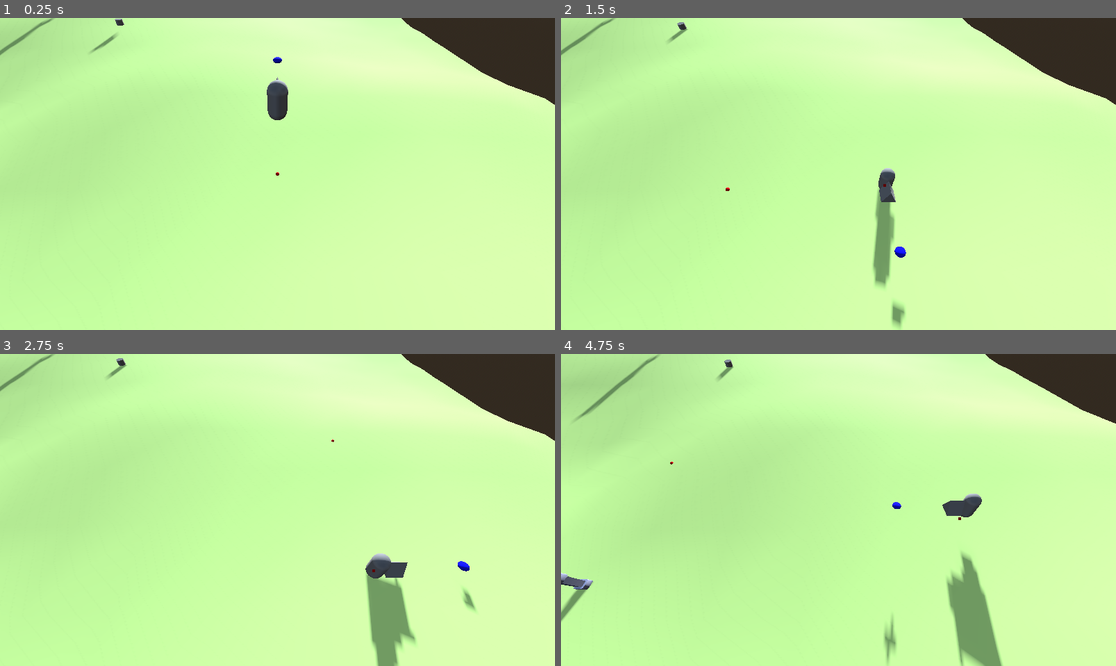
Above: before the commit, frames 1-4 (two rows, left to right).
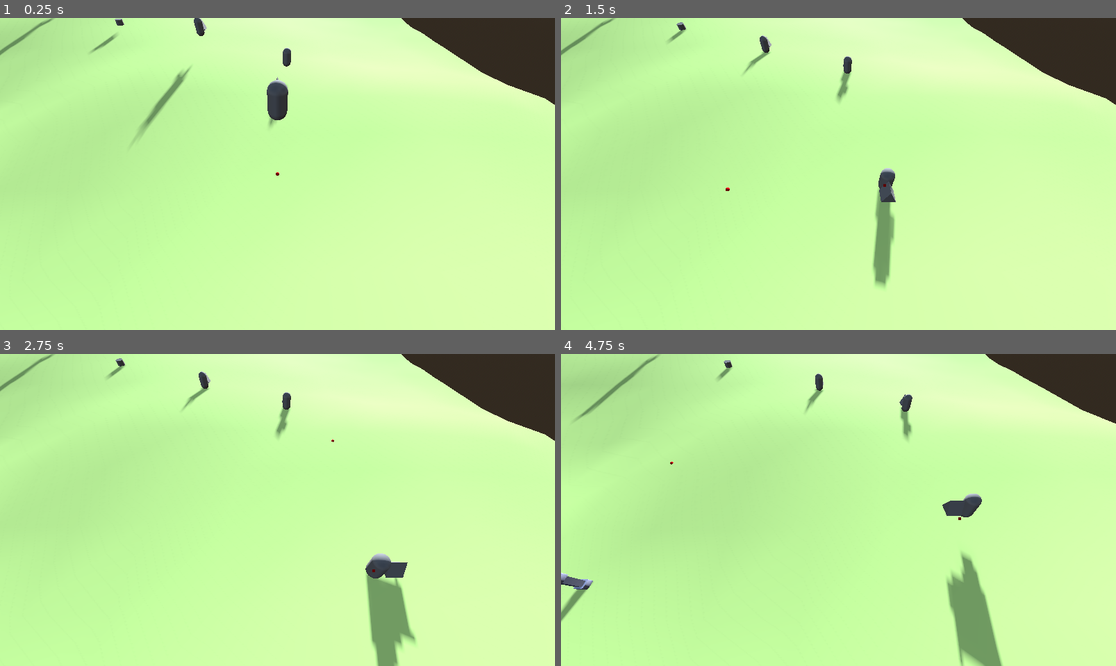
Above: after the commit, the same moments.

Repository: 6ixpoolgames/ProjectVibe
Game: Godot game, scene res://root.tscn
Same seed, same stepped clock (60 frames per second), same inputs: the game is played once before the commit and once after it.
Inputs (mouse positions are in pixels of both pictures, inside the frame that each line leads up to):
- Up to frame 1 (0.25 s): no input
- Up to frame 2 (1.5 s): tap Enter at 0.5 s; move the mouse to (960, 158) at 0.52 s; hold D (move_right) 0.53-1.28 s; tap Tab at 0.6 s; tap Space (move_jump) at 0.77 s; move the mouse to (727, 189) at 1.27 s; hold S (move_backward) from 1.28 s (still down); click (727, 189) at 1.35 s
- Up to frame 3 (2.75 s): tap Space (move_jump) at 1.52 s; tap Tab at 1.55, 2.3 s; move the mouse to (333, 441) at 2.02 s; release S (move_backward) at 2.03 s; hold D (move_right) from 2.03 s (still down); tap Middle mouse button (middleMouse_button) at 2.1 s
- Up to frame 4 (4.75 s): move the mouse to (810, 572) at 2.77 s; release D (move_right) at 2.78 s; hold W (move_forward) 2.78-3.53 s; tap Shift (move_sprint) at 2.85 s; tap Space (move_jump) at 3.02, 3.77, 4.52 s; tap Tab at 3.05, 3.8, 4.55 s; move the mouse to (1005, 556) at 3.52 s; hold Right mouse button (right_click) 3.53-4.28 s; hold A (move_left) from 3.53 s (still down); move the mouse to (672, 463) at 4.27 s; tap Mouse wheel down (scrollWheel_down) at 4.35 s

The runs differ from the first frame. In frame 1, 0.6% of the frame differs, in the area x 24-53%, y 0-40%; in frame 2, 0.6%, in the area x 20-63%, y 1-100%; in frame 3, 0.5%; in frame 4, 0.6%.
Error after the commit: Parse Error: Too few arguments for "lines_with_points()" call. Expected at least 4 but received 2. (res://assets/scripts/AISensingComponent.gd:161)

Commit message:
added debug line function to global tools but it breaks AI sensing somehow? please fixxxx

Diff:
--- a/assets/scripts/AISensingComponent.gd
+++ b/assets/scripts/AISensingComponent.gd
@@ -1,18 +1,15 @@
 extends Node3D
 class_name AISensingComponent
 
-#pawn reference
+#node reference
 var pawn: CharacterPawn3D
-
-#AI sense polling frequency
-@export var polling_freq_frame_count: int = 3 ##number of physics frames between polling calls
-@export var polling_group: int = 0 ##which frame this component polls. Set between 1 and polling_freq_frame_count Otherwise, assigns random grouping
+var AIManager: AIUnitManager
 
 #AI sense variables
 @export var sense_radius: float = 20 ##detection radius for AI sensing
 @export var forward_sense_bias: bool = true
 @export var sense_forward_offset: float = 5 ##note: offset increases sense range by this much
-@export var forward_vision_angle: float = 120 ##in degrees.
+@export var forward_vision_angle: float = 160 ##in degrees.
 
 #array of sensed entities
 var allSensedEntities: Array[CharacterPawn3D]
@@ -25,8 +22,6 @@
 
 #facing direction buffer var
 var facingDirection: Vector3
-
-var AIManager: AIUnitManager
 
 func _ready() -> void:
 	init()
@@ -46,21 +41,12 @@
 	#exclude = get_all_colliders_in_pawn()
 	initialize_sensing()
 
-
-func _physics_process(delta: float) -> void:
+func _physics_process(_delta: float) -> void:
 	update_facing_direction_vector()
 	update_sensing_area_offset()
-	if AIManager.pollingGroupActive == polling_group:
+	if AIManager.pollingGroupActive == AIManager.polling_group:
 		update_entity_in_detection_angle()
 		update_entities_in_LOS()
-
-##checks if polling group is valid and reassigns a random valid group if not
-func polling_outofbounds_reassignment()->void:
-	if polling_freq_frame_count < 1:
-		polling_freq_frame_count = 3 # defaults polling frequency to 20hz if not set properly
-	if polling_group < 1 or polling_group > polling_freq_frame_count:
-		polling_group = randi_range(1, polling_freq_frame_count)
-		print("polling group outbounds. randomly reassigned to: ", polling_group, " of ", polling_freq_frame_count)
 
 #var capsuleHalfHeight: float
 ##creates sensing areas and connects signals
@@ -136,12 +122,13 @@
 		#print("exited ",body, " is not a pawn")
 		return
 
+var visRad = cos(deg_to_rad(forward_vision_angle/2))
 ##uses dot product vs forward angle to check if within the target forward angle
 func is_in_detection_angle(entity: CharacterPawn3D)->bool:
 	var forwards = facingDirection
 	var targetDirection = (entity.global_position - global_position).normalized()
 	var dotProduct = forwards.dot(targetDirection)
-	if dotProduct > cos(deg_to_rad(forward_vision_angle/2)): #forward angle halved because that's how math works to get the proper result apparently
+	if dotProduct > visRad: #forward angle halved because that's how math works to get the proper result apparently
 		return true
 	else:
 		return false
@@ -153,8 +140,10 @@
 		if is_in_detection_angle(e):
 			entitiesInDetectionAngle.append(e)
 
+var debugFlag = false
 var collisionMask: int = 3 #collision layers 1 and 2
 var exclude: Array #exclusion array for space query. Currently not working
+##does a raycast towards [param entity] from pawn with a ground offset = unitHalfHeight
 func is_in_LOS(entity: CharacterPawn3D)->bool:
 	#setup a space state query on specifically pawns with capsule colliders with a half height offset
 	var space_state = get_world_3d().direct_space_state
@@ -168,6 +157,8 @@
 	var to = Vector3(entPos.x, (entPos.y + entYOffset), entPos.z)
 	var query = PhysicsRayQueryParameters3D.create(from, to, collisionMask, exclude)
 	var result = space_state.intersect_ray(query)
+
+	GlobalTools.lines_with_points(from, to)
 
 	#return succes
 	if result and result.collider == entity:
@@ -196,5 +187,5 @@
 	if event is InputEventKey and event.pressed:
 		if event.keycode == KEY_TAB:
 			print("all entities: ", allSensedEntities)
-			print("within front angle: ", entitiesInDetectionAngle, " angle: ", forward_vision_angle)
+			print("within front angle: ", entitiesInDetectionAngle, " angle: ", forward_vision_angle, " dot: ", visRad )
 			print("with LOS: ", entitiesInLOS)
--- a/assets/scripts/AIStateManager.gd
+++ b/assets/scripts/AIStateManager.gd
@@ -8,5 +8,6 @@
 func _ready() -> void:
 	pass
 
-func _physics_process(delta: float) -> void:
+func _physics_process(_delta: float) -> void:
+
 	pass
--- a/assets/scripts/AIUnitManager.gd
+++ b/assets/scripts/AIUnitManager.gd
@@ -45,7 +45,7 @@
 		polling_group = randi_range(1, polling_freq_frame_count) #randomizes polling group if less than 1 or greater than polling frequency
 		#print("polling group outbounds. randomly reassigned to: ", polling_group, " of ", polling_freq_frame_count)
 
-func _physics_process(delta: float) -> void:
+func _physics_process(_delta: float) -> void:
 	should_poll_group()
 
 func _ready() -> void:
--- a/assets/scripts/singletons/GlobalTools.gd
+++ b/assets/scripts/singletons/GlobalTools.gd
@@ -31,5 +31,114 @@
 		printTimer = printTime
 		go_print = true
 
-func _physics_process(delta: float) -> void:
+func _physics_process(_delta: float) -> void:
 	printFuncRationalizer(60)
+
+func _process(delta: float) -> void:
+	final_cleanup(delta)
+
+var default_persist_ms:= 0.5
+func line(pos1: Vector3, pos2: Vector3, color = Color.DARK_RED, persist_ms:float = default_persist_ms):
+	var mesh_instance := MeshInstance3D.new()
+	var immediate_mesh := ImmediateMesh.new()
+	var material := ORMMaterial3D.new()
+
+	mesh_instance.mesh = immediate_mesh
+	mesh_instance.cast_shadow = GeometryInstance3D.SHADOW_CASTING_SETTING_OFF
+
+	immediate_mesh.surface_begin(Mesh.PRIMITIVE_LINES, material)
+	immediate_mesh.surface_add_vertex(pos1)
+	immediate_mesh.surface_add_vertex(pos2)
+	immediate_mesh.surface_end()
+
+	material.shading_mode = BaseMaterial3D.SHADING_MODE_UNSHADED
+	material.albedo_color = color
+
+	get_tree().get_root().add_child(mesh_instance)
+	if debug_mesh_buffer.size() > 1000: # Arbitrary limit
+		print("Warning: Debug mesh buffer overflow, clearing oldest")
+		if is_instance_valid(debug_mesh_buffer[0]):
+			debug_mesh_buffer[0].queue_free()
+		debug_mesh_buffer.remove_at(0)
+		debug_mesh_timer.remove_at(0)
+	debug_mesh_buffer.append(mesh_instance)
+	debug_mesh_timer.append(persist_ms)
+	return
+
+func point(pos: Vector3, radius:float = 0.05, color = Color.RED, persist_ms:float = default_persist_ms):
+	var mesh_instance := MeshInstance3D.new()
+	var sphere_mesh := SphereMesh.new()
+	var material := ORMMaterial3D.new()
+
+	mesh_instance.mesh = sphere_mesh
+	mesh_instance.cast_shadow = GeometryInstance3D.SHADOW_CASTING_SETTING_OFF
+	mesh_instance.position = pos
+
+	sphere_mesh.radius = radius
+	sphere_mesh.height = radius*2
+	sphere_mesh.material = material
+
+	material.shading_mode = BaseMaterial3D.SHADING_MODE_UNSHADED
+	material.albedo_color = color
+
+	get_tree().get_root().add_child(mesh_instance)
+	if debug_mesh_buffer.size() > 1000: # Arbitrary limit
+		print("Warning: Debug mesh buffer overflow, clearing oldest")
+		if is_instance_valid(debug_mesh_buffer[0]):
+			debug_mesh_buffer[0].queue_free()
+		debug_mesh_buffer.remove_at(0)
+		debug_mesh_timer.remove_at(0)
+	debug_mesh_buffer.append(mesh_instance)
+	debug_mesh_timer.append(persist_ms)
+	return
+
+func square(pos: Vector3, size: Vector2, color = Color.RED, persist_ms:float = default_persist_ms):
+	var mesh_instance := MeshInstance3D.new()
+	var box_mesh := BoxMesh.new()
+	var material := ORMMaterial3D.new()
+
+	mesh_instance.mesh = box_mesh
+	mesh_instance.cast_shadow = GeometryInstance3D.SHADOW_CASTING_SETTING_OFF
+	mesh_instance.position = pos
+
+	box_mesh.size = Vector3(size.x, size.y, 1)
+	box_mesh.material = material
+
+	material.shading_mode = BaseMaterial3D.SHADING_MODE_UNSHADED
+	material.albedo_color = color
+
+	get_tree().get_root().add_child(mesh_instance)
+	if debug_mesh_buffer.size() > 100: # Arbitrary limit
+		print("Warning: Debug mesh buffer overflow, clearing oldest")
+		if is_instance_valid(debug_mesh_buffer[0]):
+			debug_mesh_buffer[0].queue_free()
+		debug_mesh_buffer.remove_at(0)
+		debug_mesh_timer.remove_at(0)
+	debug_mesh_buffer.append(mesh_instance)
+	debug_mesh_timer.append(persist_ms)
+	return
+
+## 1 -> Lasts ONLY for current physics frame
+## >1 -> Lasts X time duration.
+## <1 -> Stays indefinitely
+var debug_mesh_buffer: Array[MeshInstance3D]
+var debug_mesh_timer: Array[float]
+func final_cleanup(delta:float):
+	var bufferM: Array[MeshInstance3D]
+	var bufferT: Array[float]
+	for i in range(debug_mesh_timer.size()):
+		debug_mesh_timer[i] -= delta
+		if debug_mesh_timer[i] > 0:
+			bufferM.append(debug_mesh_buffer[i])
+			bufferT.append(debug_mesh_timer[i])
+		else:
+			debug_mesh_buffer[i].queue_free()
+	debug_mesh_buffer.clear()
+	debug_mesh_timer.clear()
+	debug_mesh_buffer = bufferM
+	debug_mesh_timer = bufferT
+
+func lines_with_points(from:Vector3, to:Vector3, color:Color, persist_ms:float):
+	line(from,to,color,persist_ms)
+	point(from,0.05,Color.RED,persist_ms)
+	point(to,0.05,Color.RED,persist_ms)
--- a/root.tscn
+++ b/root.tscn
@@ -210,6 +210,12 @@
 [node name="testPawn1" parent="." instance=ExtResource("4_jnlp7")]
 transform = Transform3D(1, 0, 0, 0, 1, 0, 0, 0, 1, -24.0699, -7.8516, 9.15864)
 
+[node name="testPawn3" parent="." instance=ExtResource("4_jnlp7")]
+transform = Transform3D(1, 0, 0, 0, 1, 0, 0, 0, 1, -9.94547, -2.41002, -21.7933)
+
+[node name="testPawn4" parent="." instance=ExtResource("4_jnlp7")]
+transform = Transform3D(1, 0, 0, 0, 1, 0, 0, 0, 1, 1.12411, -4.3399, -17.2718)
+
 [node name="testPawn2" parent="." instance=ExtResource("4_jnlp7")]
 transform = Transform3D(1, 0, 0, 0, 1, 0, 0, 0, 1, -14.5989, -7.66872, 14.0209)
 
